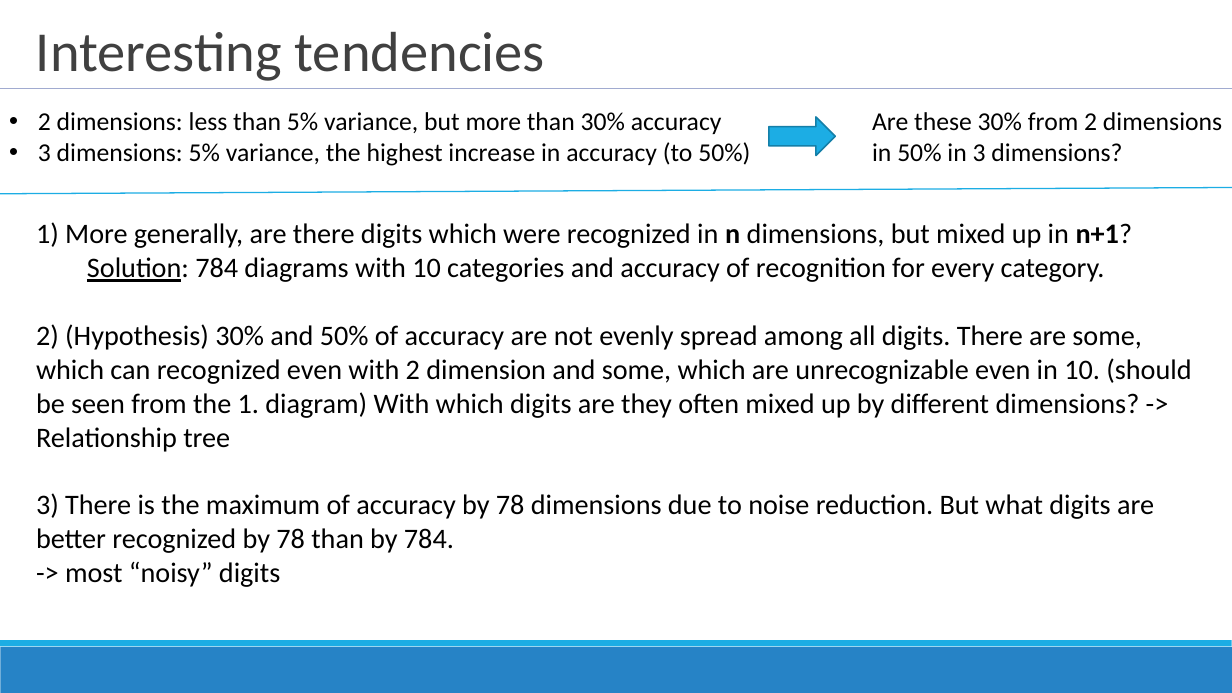
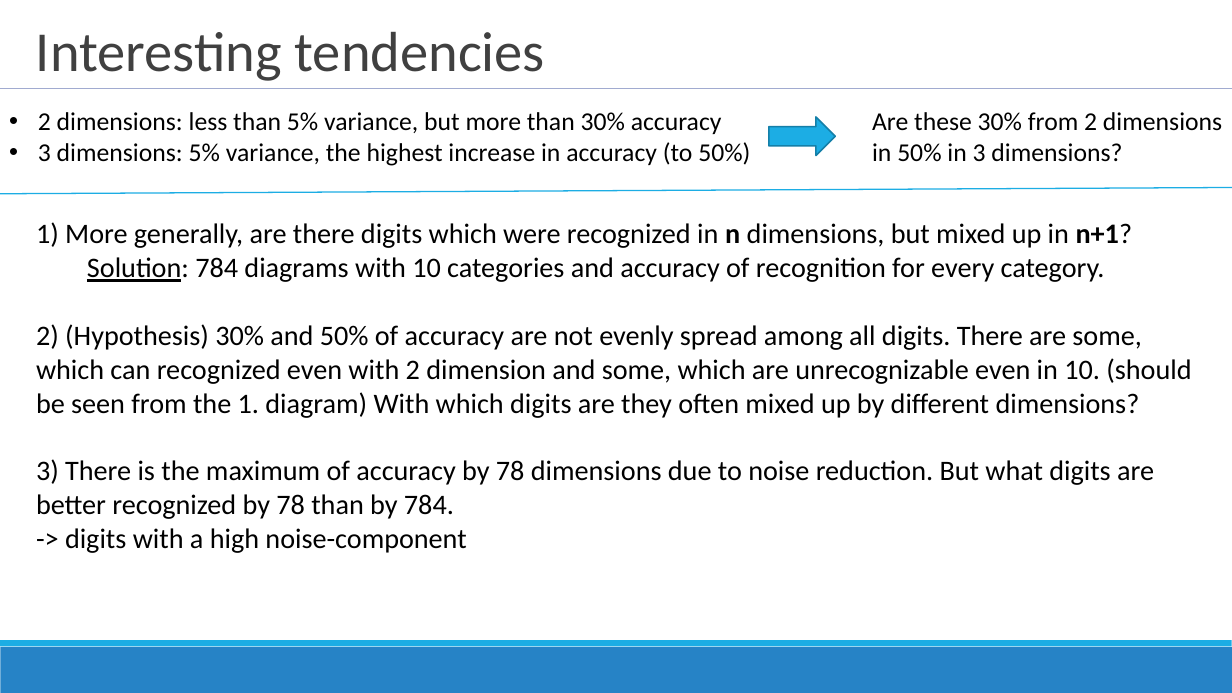
Before and after one commit to datascience-mobi/project-03-group-01, a slide deck: slide 9 of presentation_digit_recog2.pptx. Drawn at 1232x693 pixels with LibreOffice and Linux fonts; fonts in the diff are those of the drawing. Boxes give left, top, right and bottom in pixels: in the first picture for what was removed or moved away, otherwise in the second. Text is boxed around its words. In the diff, an @@ line names an element or a change of style, - is before the commit and + after.

Commit message:
latest

```diff
--- a/presentation_digit_recog2.pptx
+++ b/presentation_digit_recog2.pptx
@@ text at (36,324,1191,418): text changed @@
-2) (Hypothesis) 30% and 50% of accuracy are not evenly spread among all digits. There are some, which can recognized even with 2 dimension and some, which are unrecognizable even in 10. (should be seen from the 1. diagram) With which digits are they often mixed up by different dimensions? -> Relationship tree
+2) (Hypothesis) 30% and 50% of accuracy are not evenly spread among all digits. There are some, which can recognized even with 2 dimension and some, which are unrecognizable even in 10. (should be seen from the 1. diagram) With which digits are they often mixed up by different dimensions?
@@ text at (65,528,466,553): text changed @@
--> most “noisy” digits
+-> digits with a high noise-component
```
Also in this commit, not shown: 4 other slides changed.
